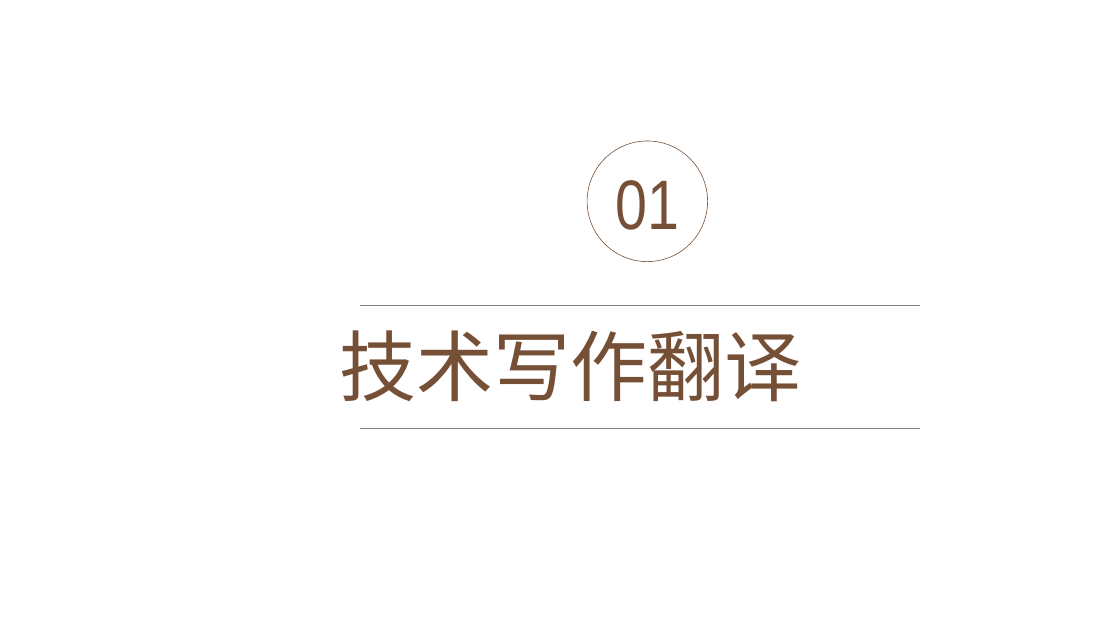
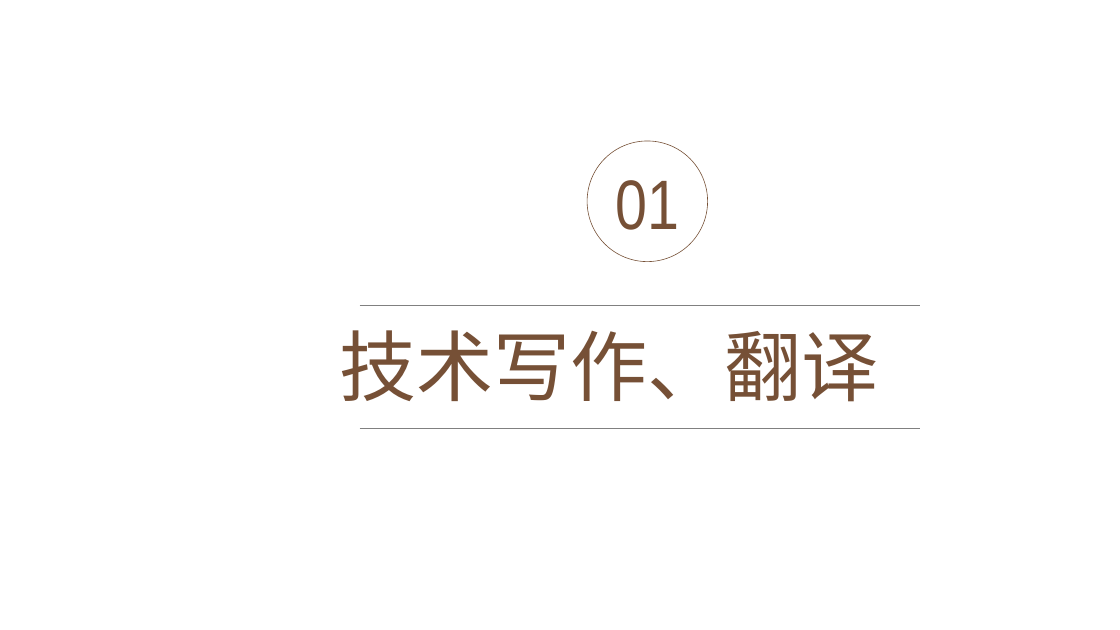
Before and after one commit to yaoyaodu/materials, a slide deck: slide 3 of docs/工具使用篇/绘图截图/PPT/1 素雅简约通用PPT模板.pptx. Drawn at 1120x630 pixels with LibreOffice and Linux fonts; fonts in the diff are those of the drawing; background and template pictures are left out. Boxes give left, top, right and bottom in pixels: in the first picture for what was removed or moved away, otherwise in the second. Text is boxed around its words. In the diff, an @@ line names an element or a change of style, - is before the commit and + after.

```diff
--- a/docs/工具使用篇/绘图截图/PPT/1 素雅简约通用PPT模板.pptx
+++ b/docs/工具使用篇/绘图截图/PPT/1 素雅简约通用PPT模板.pptx
@@ text at <box>339,330,878,402</box>: text changed @@
-技术写作翻译
+技术写作、翻译
```
Also in this commit, not shown: 8 other slides changed, 11 slides added, 3 slides removed, 17 other files.
